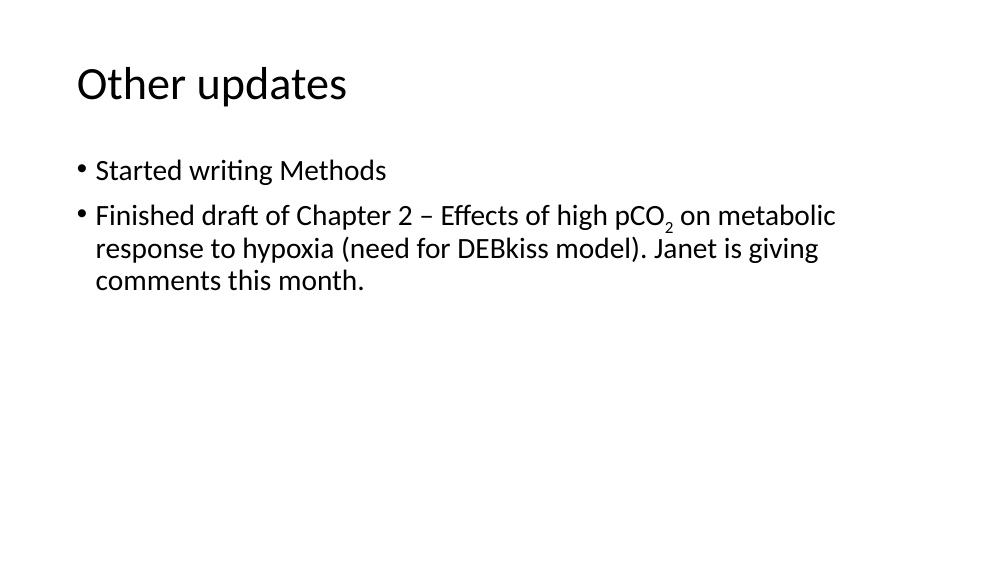
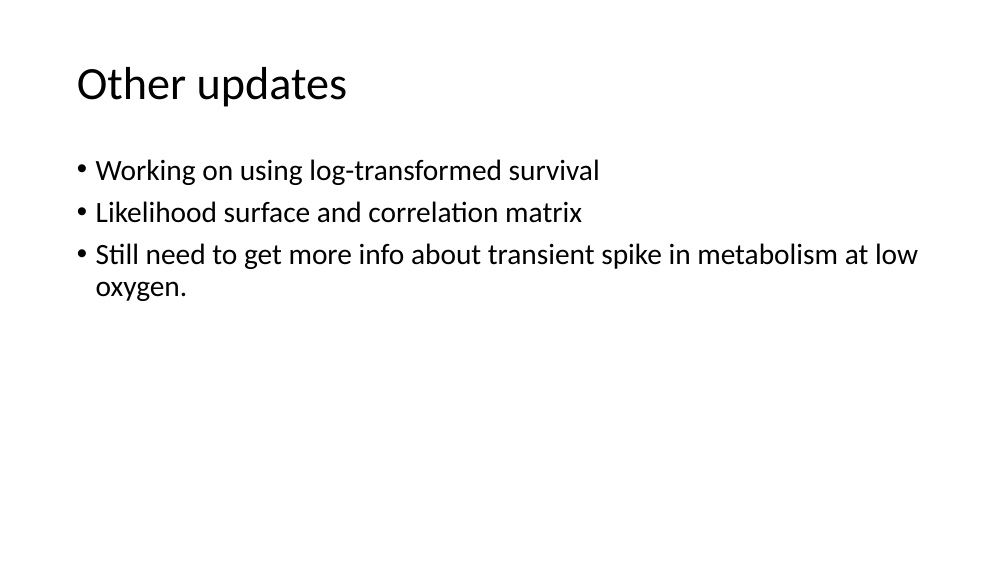
Before and after one commit to tschwemmer/MenidiaOA, a slide deck: slide 10 of DEBkiss results/Current version and updates.pptx (slide 8 before the commit). Drawn at 1008x567 pixels with LibreOffice and Linux fonts; fonts in the diff are those of the drawing. Boxes give left, top, right and bottom in pixels: in the first picture for what was removed or moved away, otherwise in the second. Text is boxed around its words. In the diff, an @@ line names an element or a change of style, - is before the commit and + after.

```diff
--- a/DEBkiss results/Current version and updates.pptx
+++ b/DEBkiss results/Current version and updates.pptx
@@ text at (x1=96, y1=159, x2=918, y2=301): text changed @@
-• Started writing Methods
-• Finished draft of Chapter 2 – Effects of high pCO2 on metabolic response to hypoxia (need for DEBkiss model). Janet is giving comments this month.
+• Working on using log-transformed survival
+• Likelihood surface and correlation matrix
+• Still need to get more info about transient spike in metabolism at low oxygen.
```
Also in this commit, not shown: 6 other slides changed, 4 slides added, 2 slides removed, 1 other file.
